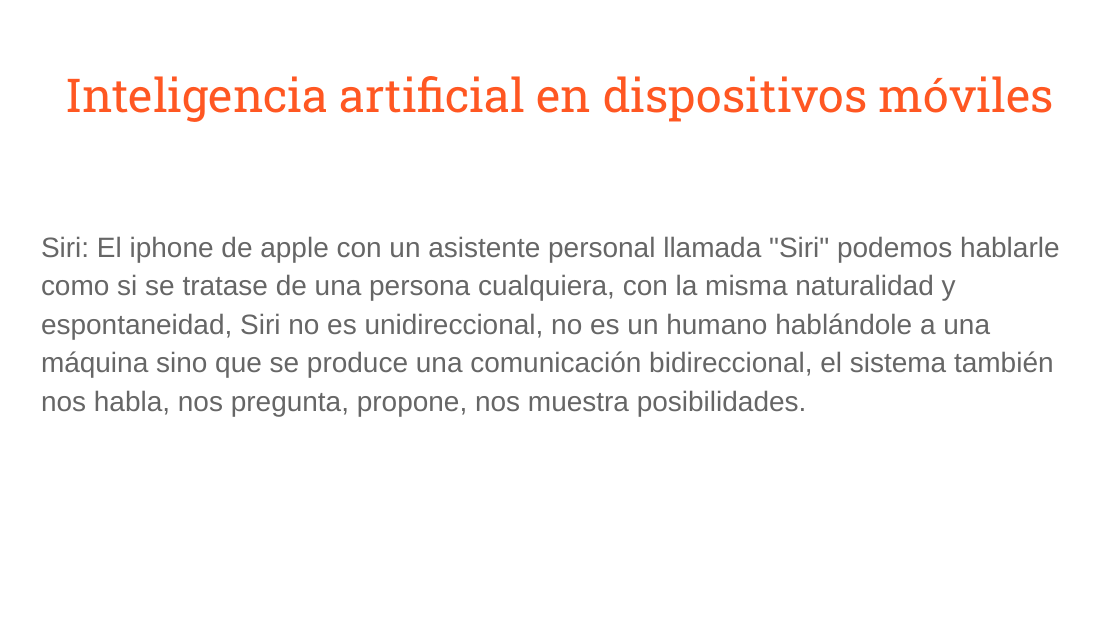
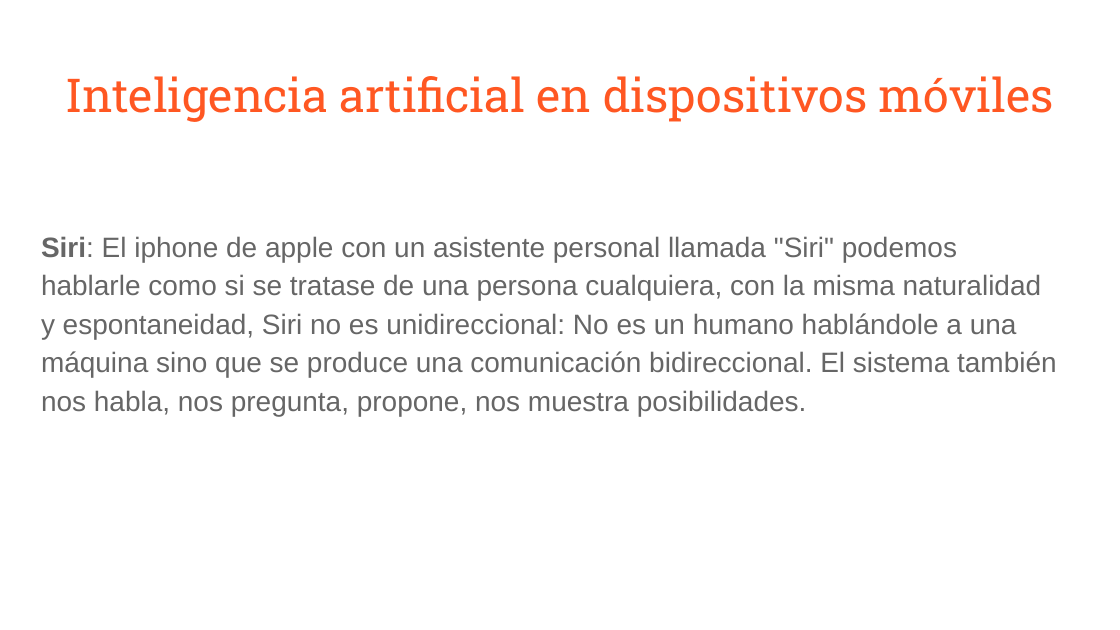
Before and after one commit to gwolf/sistop-2019-2, a slide deck: slide 20 of exposiciones/RodriguezZuriel-IbarraOmar/Inteligencia artificial en los sistemas operativos.pptx. Drawn at 1120x630 pixels with LibreOffice and Linux fonts; fonts in the diff are those of the drawing. Boxes give left, top, right and bottom in pixels: in the first picture for what was removed or moved away, otherwise in the second. Text is boxed around its words. In the diff, an @@ line names an element or a change of style, - is before the commit and + after.

```diff
--- a/exposiciones/RodriguezZuriel-IbarraOmar/Inteligencia artificial en los sistemas operativos.pptx
+++ b/exposiciones/RodriguezZuriel-IbarraOmar/Inteligencia artificial en los sistemas operativos.pptx
@@ text at (41,236,1057,416): text changed @@
-Siri: El iphone de apple con un asistente personal llamada "Siri" podemos hablarle como si se tratase de una persona cualquiera, con la misma naturalidad y espontaneidad, Siri no es unidireccional, no es un humano hablándole a una máquina sino que se produce una comunicación bidireccional, el sistema también nos habla, nos pregunta, propone, nos muestra posibilidades.
+Siri: El iphone de apple con un asistente personal llamada "Siri" podemos hablarle como si se tratase de una persona cualquiera, con la misma naturalidad y espontaneidad, Siri no es unidireccional: No es un humano hablándole a una máquina sino que se produce una comunicación bidireccional. El sistema también nos habla, nos pregunta, propone, nos muestra posibilidades.
```
Also in this commit, not shown: 9 other slides changed, 3 slides added.
